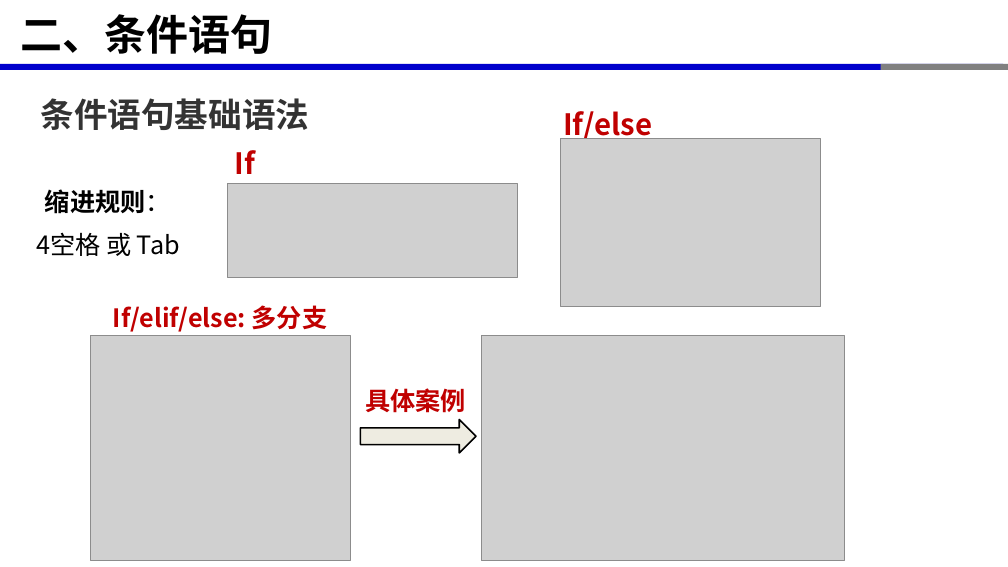
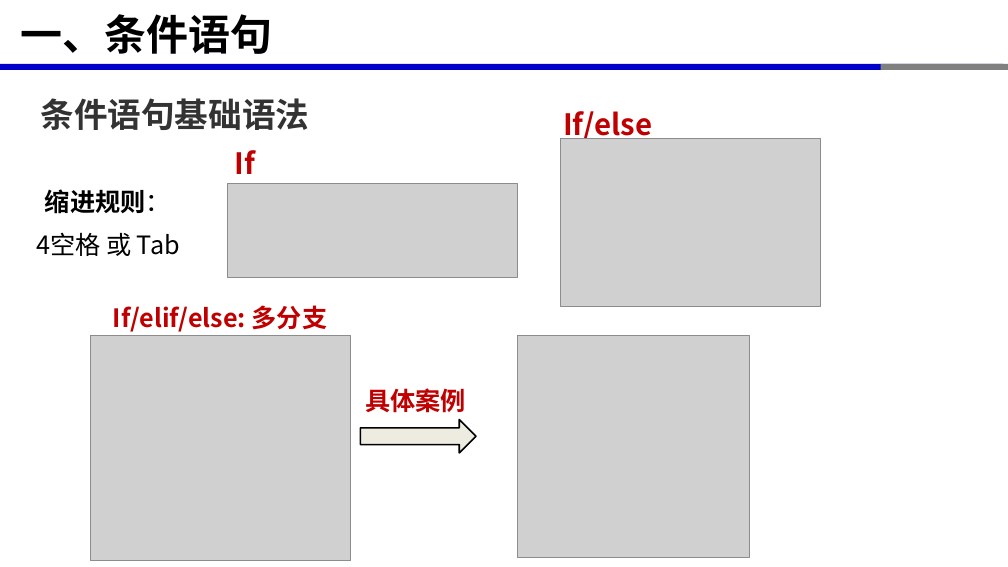
Before and after one commit to xinluo2018/programming-basics, a slide deck: slide 7 of 第3章-条件与循环/第3章-条件与循环.pptx. Drawn at 1008x567 pixels with LibreOffice and Linux fonts; fonts in the diff are those of the drawing; grey boxes stand for pictures. Boxes give left, top, right and bottom in pixels: in the first picture for what was removed or moved away, otherwise in the second. Text is boxed around its words. In the diff, an @@ line names an element or a change of style, - is before the commit and + after.

```diff
--- a/第3章-条件与循环/第3章-条件与循环.pptx
+++ b/第3章-条件与循环/第3章-条件与循环.pptx
@@ title at (x1=21, y1=14, x2=273, y2=54): text changed @@
-二、条件语句
+一、条件语句
@@ picture resized from (x1=482, y1=336, x2=845, y2=560) to (x1=517, y1=335, x2=749, y2=557) @@
```
Also in this commit, not shown: 7 other slides changed, 9 other files.
